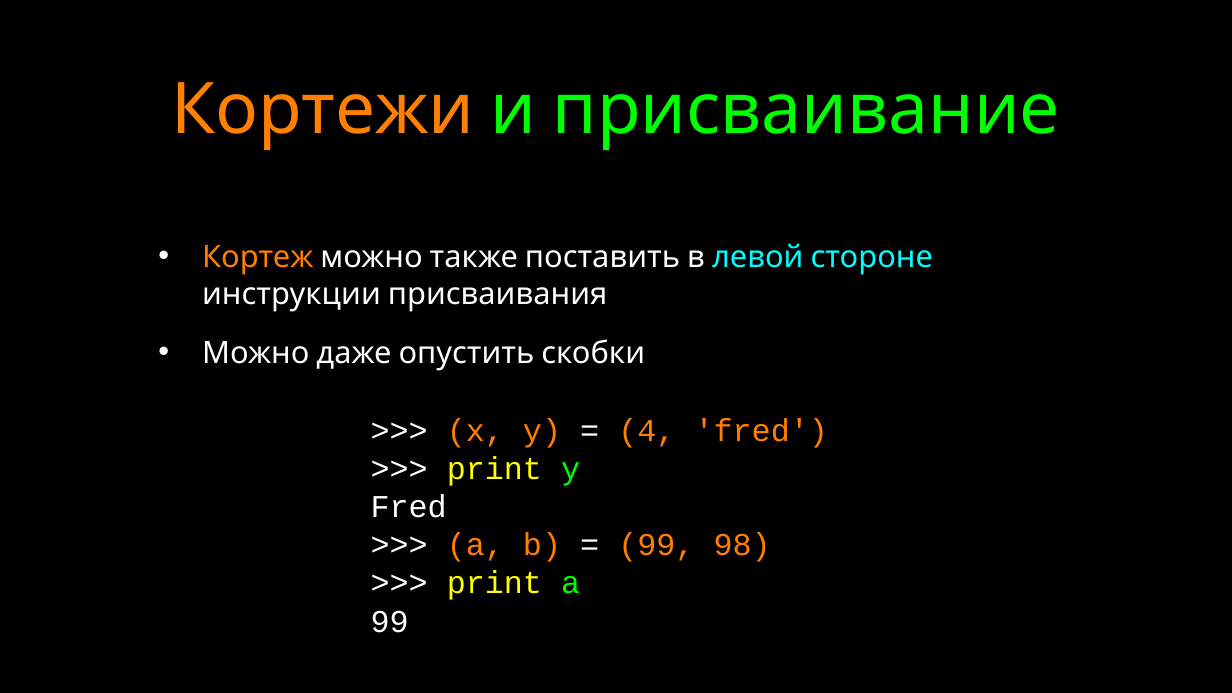
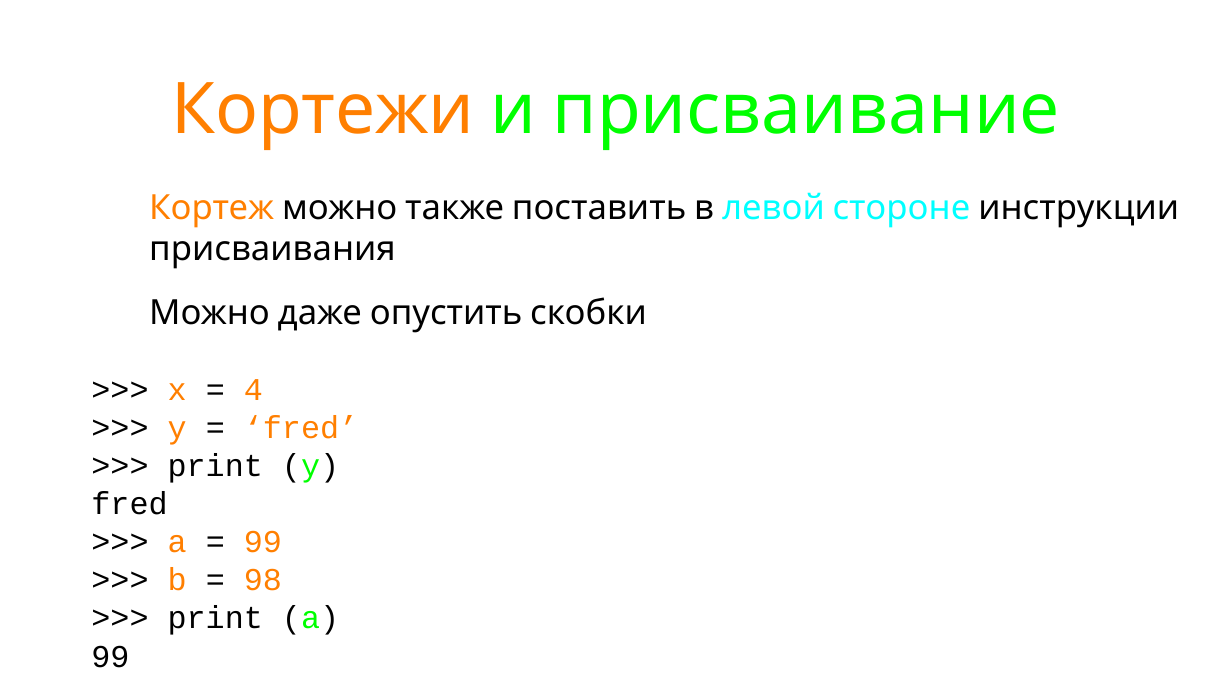
Before and after one commit to maxchv/LearnPython, a slide deck: slide 13 of week03/06.TuplesAndDictionary.pptx (slide 6 before the commit). Drawn at 1232x693 pixels with LibreOffice and Linux fonts; fonts in the diff are those of the drawing. Boxes give left, top, right and bottom in pixels: in the first picture for what was removed or moved away, otherwise in the second. Text is boxed around its words. In the diff, an @@ line names an element or a change of style, - is before the commit and + after.

```diff
--- a/week03/06.TuplesAndDictionary.pptx
+++ b/week03/06.TuplesAndDictionary.pptx
@@ background #000000 to #FFFFFF @@
@@ text "Кортеж можно также поставить в ...": place and size @@
-text "Кортеж можно также поставить в ..." at bbox=[202, 243, 933, 371]
+text "Кортеж можно также поставить в ..." at bbox=[149, 192, 1179, 333]
@@ text "Кортеж можно также поставить в ..." at bbox=[149, 192, 1179, 333]: size 32 to 36 pt; text colour #FFFFFF to #000000 in "можно также поставить в инструкции присваивания", "Можно даже опустить скобки" @@
@@ text ">>> x = 4": place and size @@
-text ">>> x = 4" at bbox=[371, 418, 828, 633]
+text ">>> x = 4" at bbox=[91, 379, 358, 668]
@@ text at bbox=[91, 379, 358, 635]: text changed; text colour #FF7F00 to #000000 @@
->>> (x, y) = (4, 'fred')
->>> print y
-Fred
->>> (a, b) = (99, 98)
->>> print a
+>>> x = 4
+>>> y = ‘fred’
+>>> print (y)
+fred
+>>> a = 99
+>>> b = 98
+>>> print (a)
@@ text at bbox=[91, 645, 129, 668]: text colour #FFFFFF to #000000 in "99" @@
```
Also in this commit, not shown: 8 other slides changed, 28 slides added, 1 slide removed, 3 other files.
